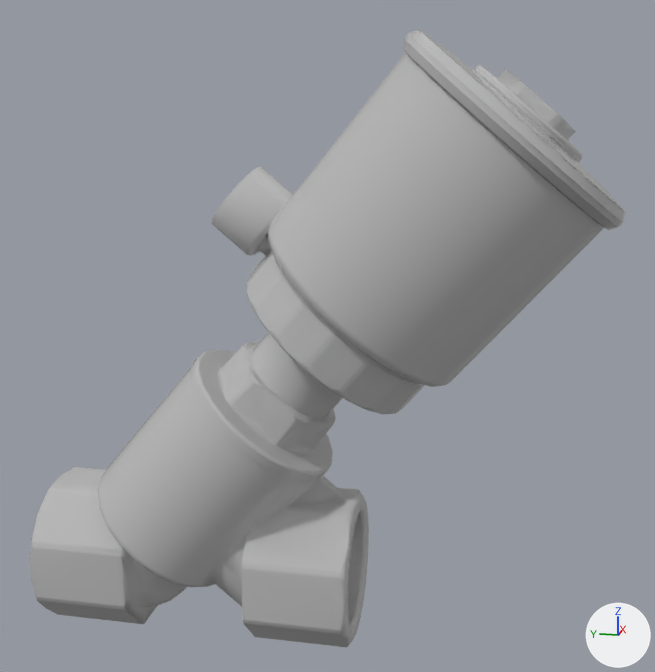
Before and after pictures for a commit that changed the glTF model wwwroot/models/Pumps/VALVE_CR_02.glb.
One viewpoint serves both versions: a camera (50 mm lens) standing at (1230.0, 4718.0, 151.0) and looking at (1463.0, 4764.0, 93.0). Every picture has the same lights, and +X, +Y and +Z are marked at lower right. Where no turn or scale is listed for an object, it has been applied to the vertices.

Script lines for the objects in view, before the commit:
```python
me_mmgroup002 = bpy.data.meshes.new('mmGroup002')
me_mmgroup002.from_pydata(...)  # 2636 vertices, 5268 faces; spans x -34.0..34.0, y -77.0..77.0, z -82.0..82.0
me_mmgroup002.materials.append(mat_valve_cr_03_default)  # grey #bcbcbc
ob_mmgroup002 = bpy.data.objects.new('mmGroup002', me_mmgroup002)
ob_mmgroup002.location = (1461.0, 4768.0, 88.3)
```
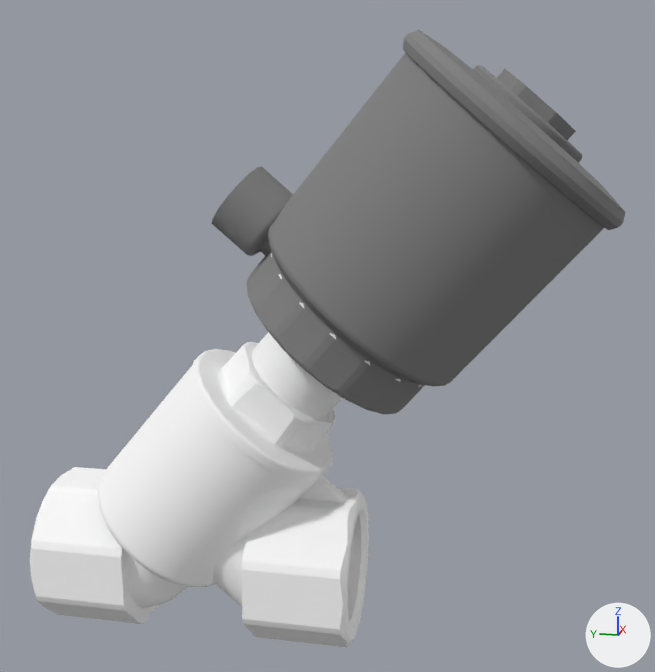
The newer file is also turned or shifted as a whole; pictures and numbers use the older file's frame.

Where the change shows, as pixel boxes [x1, y1, x2, y2] in the pictures (655 x 672 px):
```json
{"part": 1, "of": "me_mmgroup002", "change": "cut back", "before": [196, 166, 449, 475], "after": [211, 166, 449, 463]}
{"part": 2, "of": "me_mmgroup002", "change": "cut back", "before": [403, 29, 625, 230], "after": [270, 49, 411, 227]}
{"part": 3, "of": "me_mmgroup002", "change": "cut back", "before": [98, 470, 208, 587]}
{"part": 4, "of": "me_mmgroup002", "change": "recoloured", "before": [30, 256, 369, 647], "after": [30, 256, 369, 647], "on screen": "grey to white"}
{"part": 5, "of": "me_mmgroup002", "change": "recoloured", "before": [246, 30, 625, 414], "after": [246, 30, 625, 414]}
```

Scene script edits in JSON lines:
```json
{"op": "add", "block": "mat_material__794", "code": ["mat_material__794 = principled_material('Material #794')", "mat_material__794.base_color = (0.224, 0.224, 0.224)  # grey #828282", "mat_material__794.roughness = 1.0"]}
{"op": "add", "block": "mat_material__793", "code": ["mat_material__793 = principled_material('Material #793')", "mat_material__793.base_color = (1.0, 1.0, 1.0)  # white #ffffff", "mat_material__793.roughness = 1.0"]}
{"block": "me_mmgroup002", "where": "# used by ob_mmgroup002; location = (1461.0, 4768.0, 88.3)"}
{"op": "remove", "block": "me_mmgroup002", "code": "me_mmgroup002.from_pydata(...)  # 2636 vertices, 5268 faces; spans x -34.0..34.0, y -77.0..77.0, z -82.0..82.0"}
{"op": "add", "block": "me_mmgroup002", "code": "me_mmgroup002.from_pydata(...)  # 2127 vertices, 4250 faces; spans x -34.0..34.0, y -77.0..77.0, z -82.0..82.0"}
{"block": "me_mmgroup002", "change": "me_mmgroup002 part 1: 51 vertices moved within x -27.0..27.0, y -30.0..23.0, z -25.0..35.0; 382 vertices removed from x -31.0..31.0, y -36.0..31.0, z -32.0..50.0; 64 vertices added at x -31.0..31.0, y -36.0..26.0, z -17.0..49.0"}
{"block": "me_mmgroup002", "change": "me_mmgroup002 part 2: 4 vertices moved within x -8.0..8.0, y -24.0, z 77.0; 146 vertices removed from x -34.0..34.0, y -77.0..-23.0, z 36.0..82.0"}
{"block": "me_mmgroup002", "change": "me_mmgroup002 part 3: 2 vertices moved within x -4.0..2.0, y 28.0..62.0, z -68.0..-38.0; 49 vertices removed from x -23.0..23.0, y 28.0..62.0, z -68.0..-38.0; 4 vertices added at x -4.0..13.0, y 28.0..61.0, z -68.0..-40.0"}
{"block": "me_mmgroup002", "change": "me_mmgroup002 part 4: 1410 faces spanning x -33.0..33.0, y -73.0..77.0, z -82.0..77.0 switch from mat_valve_cr_03_default (grey #bcbcbc) to mat_material__793 (white #ffffff)"}
{"block": "me_mmgroup002", "change": "me_mmgroup002 part 5: 1213 faces spanning x -34.0..34.0, y -77.0..27.0, z -14.0..82.0 switch from mat_valve_cr_03_default (grey #bcbcbc) to mat_material__794 (grey #828282)"}
```
